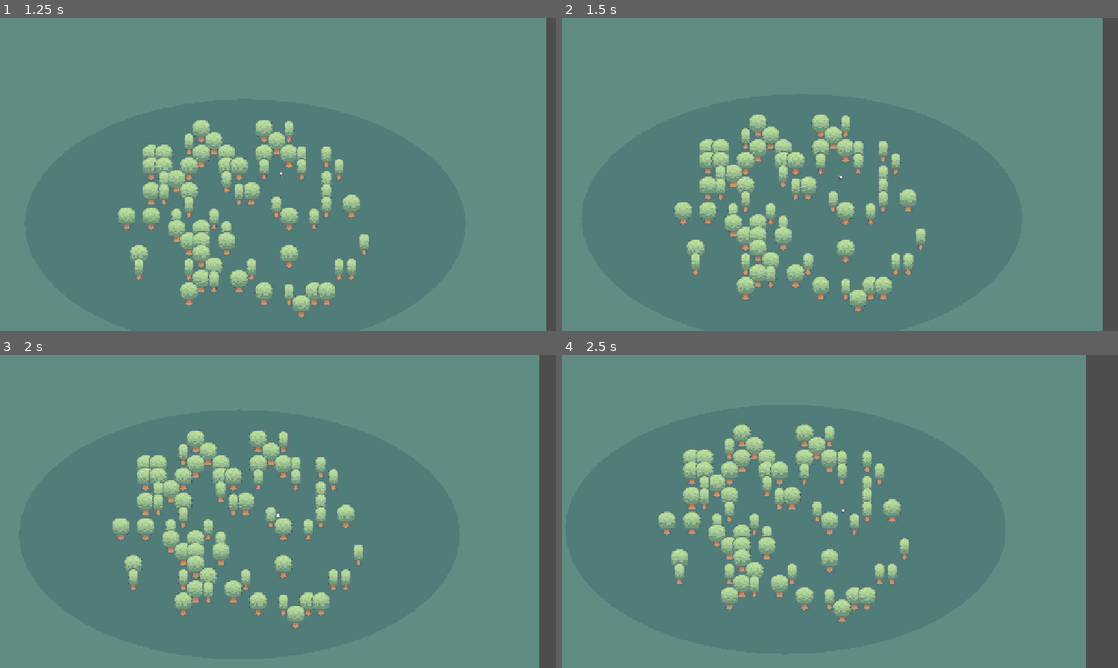
Above: before the commit, frames 1-4 (two rows, left to right).
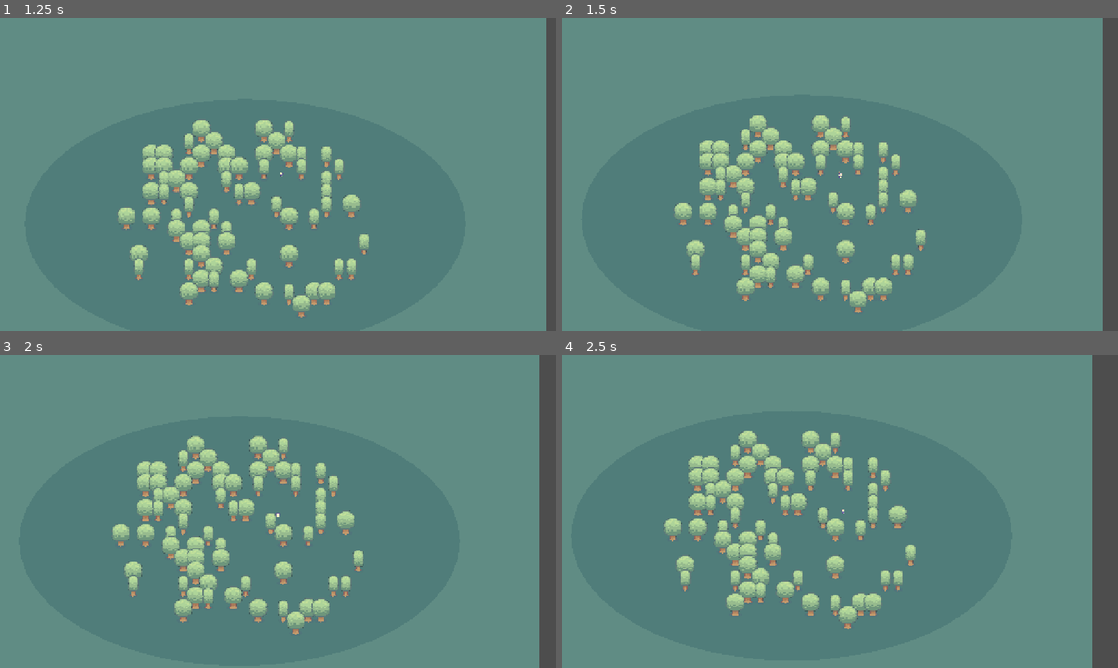
Above: after the commit, the same moments.

Repository: JizhongXia/myfram
Game: Godot game, scene res://scenes/map/MapManager.tscn
Two runs of this game, one before a commit and one after it. Both use one fixed random seed, a clock stepped at 60 frames per second and the inputs below.
Inputs (mouse positions are in pixels of both pictures, inside the frame that each line leads up to):
- Up to frame 1 (1.25 s): move the mouse to (400, 158) at 0.52 s; hold D (move_right) from 0.53 s (still down); hold E (interact) from 0.53 s (still down); click (400, 158) at 0.67 s; tap 1 (equip_hotbar_1, bound only after the commit) at 0.8 s
- Up to frame 2 (1.5 s): move the mouse to (728, 190) at 1.27 s; release D (move_right) at 1.28 s; release E (interact) at 1.28 s; hold S (move_down) from 1.28 s (still down); tap 1 (equip_hotbar_1, bound only after the commit) at 1.35 s; click (728, 190) at 1.42 s
- Up to frame 3 (2 s): keep holding S (move_down); tap 2 (equip_hotbar_2, bound only after the commit) at 1.55 s
- Up to frame 4 (2.5 s): move the mouse to (895, 442) at 2.02 s; release S (move_down) at 2.03 s; hold D (move_right) from 2.03 s (still down); hold 2 (equip_hotbar_2, bound only after the commit) from 2.03 s (still down); click (895, 442) at 2.17 s; tap 3 (equip_hotbar_3, bound only after the commit) at 2.3 s

Frame 1 is identical in both runs. In frame 2, 3.1% of the frame differs, in the area x 20-66%, y 30-95%; in frame 3, 9.5%; in frame 4, 12%, in the area x 17-96%, y 0-100%.

Commit message:
工具：1/2/3 装备锄头水壶斧，空格使用；E 仅播种收获
- InventoryManager：equipped_tool_id、equip_hotbar_*、use_tool、cycle_equip_tool（LB）
- MapManager：use_tool 翻土/浇水/斧占位；E 不再翻土；浇水增加 WATER_BOOST_SEC 生长
- PlayerWalk：加载 down/left/right_* 工具动画，play_tool_swipe 与挥动锁定移动

Co-authored-by: JizhongXia <JizhongXia@users.noreply.github.com>

Diff:
--- a/scenes/map/MapManager.gd
+++ b/scenes/map/MapManager.gd
@@ -25,13 +25,12 @@
 ## 种植规则（与下方 _try_farm_interact / _till_cell / _try_plant / _harvest_cell 一致）
 ##
 ## 1. 田区：必须在岛上、且不在丛林心；矩形格范围（含边界）由 FARM_CELL_* 定义。
-## 2. 交互键：E / 手柄 A（`interact`）；背包打开时不处理。
-## 3. 空地（无作物、无田土格）：第一次交互 → 翻土（消耗无，铺 soil 瓦片）。
-## 4. 已翻土、无作物：有对应种子则播种并消耗 1 粒；无任何种子则提示。
-## 5. 播种优先级：同时有玉米种子与番茄种子时，优先种玉米。
-## 6. 已翻土且已有作物：未成熟（stage < CROP_STAGE_MATURE）→ 仅提示；成熟 → 收获，
-##    清空该格作物与田土，果实入包（数量见 HARVEST_*）。
-## 7. 生长：每格独立计时；每 GROW_SEC_STAGE 秒升一阶，0→1→2→3 可收。
+## 2. 交互：`interact`（E / 手柄 A）= 播种与收获；`use_tool`（空格 / 鼠标左键 / 手柄 X）= 挥动当前装备工具。
+## 3. 装备：键盘 1=锄头 2=水壶 3=斧头 0=空手；手柄 LB 循环。翻土必须装备锄头后再 `use_tool`。
+## 4. 已翻土、无作物：`interact` 有种子则播种；水壶 `use_tool` 对空土无效。
+## 5. 已翻土、有作物未熟：`use_tool`+水壶为该格生长计时 +WATER_BOOST_SEC（可跨阶段）；`interact` 仅提示生长中。
+## 6. 成熟收获、种子优先级、产量：同前。
+## 7. 斧头：当前为占位（挥动动画 + 控制台说明），不砍树。
 ## ---------------------------------------------------------------------------
 const FARM_CELL_MIN := Vector2i(MAP_W / 2 - 7, MAP_H / 2 + 1)
 const FARM_CELL_MAX := Vector2i(MAP_W / 2 + 9, MAP_H / 2 + 13)
@@ -43,6 +42,8 @@
 const HARVEST_CORN_MAX := 2
 const HARVEST_TOMATO_MIN := 1
 const HARVEST_TOMATO_MAX := 2
+## 水壶每次浇灌为当前格增加的生长秒数（可一次推进多阶）
+const WATER_BOOST_SEC := 3.0
 
 ## 岛屿相对海面的垂直起伏（像素）
 const ISLAND_BOB_AMPLITUDE := 5.0
@@ -103,7 +104,7 @@
 	_spawn_player_on_island()
 	_seed_demo_inventory()
 
-	print("Island map + farm plot: E / 手柄 A 翻土·播种·收获（规则见 MapManager.gd 顶部注释）。")
+	print("Island map: 1/2/3=锄头/水壶/斧 0=空手，空格=使用工具；E=播种/收获（规则见 MapManager.gd）。")
 
 
 func _load_crop_frames() -> void:
@@ -309,6 +310,10 @@
 func _unhandled_input(event: InputEvent) -> void:
 	if InventoryManager.player_input_blocked:
 		return
+	if event.is_action_pressed(&"use_tool"):
+		_try_tool_use()
+		get_viewport().set_input_as_handled()
+		return
 	if event.is_action_pressed(&"interact"):
 		_try_farm_interact()
 		get_viewport().set_input_as_handled()
@@ -320,10 +325,56 @@
 	return Vector2i(int(floor(p.x / TILE_SIZE)), int(floor(p.y / TILE_SIZE)))
 
 
+func _try_tool_use() -> void:
+	if InventoryManager.player_input_blocked:
+		return
+	var tid := InventoryManager.equipped_tool_id
+	if tid.is_empty():
+		print("[工具] 先按 1/2/3 装备锄头、水壶或斧头（0 收起）。")
+		return
+	if _player.has_method(&"play_tool_swipe"):
+		_player.play_tool_swipe()
+
+	var cell := _player_cell()
+	match tid:
+		"hoe":
+			if not _is_farm_plot(cell.x, cell.y):
+				print("[农田] 锄头仅能在南侧田区内翻土。")
+				return
+			if _crops.has(cell):
+				print("[农田] 该格已有作物，不能用锄头翻土。")
+				return
+			if _farm_soil.get_cell_source_id(cell) != -1:
+				print("[农田] 此处已是耕地。")
+				return
+			_till_cell(cell)
+		"watering":
+			if not _is_farm_plot(cell.x, cell.y):
+				print("[农田] 水壶仅用于南侧田区。")
+				return
+			if not _crops.has(cell):
+				print("[农田] 该格没有作物，浇水无效。")
+				return
+			var d: Dictionary = _crops[cell]
+			if int(d["stage"]) >= CROP_STAGE_MATURE:
+				print("[农田] 已成熟，请按 E 收获。")
+				return
+			d["grow"] = float(d["grow"]) + WATER_BOOST_SEC
+			while float(d["grow"]) >= GROW_SEC_STAGE and int(d["stage"]) < CROP_STAGE_MATURE:
+				d["grow"] = float(d["grow"]) - GROW_SEC_STAGE
+				d["stage"] = int(d["stage"]) + 1
+				_refresh_crop_visual(cell)
+			print("[农田] 已浇水（+%.1f 秒生长）。" % WATER_BOOST_SEC)
+		"axe":
+			print("[工具] 斧头：演示占位（尚未实现砍树）。")
+		_:
+			pass
+
+
 func _try_farm_interact() -> void:
 	var cell := _player_cell()
 	if not _is_farm_plot(cell.x, cell.y):
-		print("[农田] 仅岛南侧矩形田区可耕种（格范围 x=%d..%d, y=%d..%d，且非丛林）。" % [
+		print("[农田] 仅岛南侧矩形田区可耕种（格范围 x=%d..%d, y=%d..%d，且非丛林）。翻土请装备锄头后按空格。" % [
 			FARM_CELL_MIN.x, FARM_CELL_MAX.x, FARM_CELL_MIN.y, FARM_CELL_MAX.y,
 		])
 		return
@@ -334,7 +385,7 @@
 		if st >= CROP_STAGE_MATURE:
 			_harvest_cell(cell, str(d["id"]))
 		else:
-			print("[农田] 作物生长中（阶段 %d/%d，每阶段约 %.0f 秒）。" % [
+			print("[农田] 作物生长中（阶段 %d/%d，每阶段约 %.0f 秒；可装备水壶按空格浇水加速）。" % [
 				st, CROP_STAGE_MATURE, GROW_SEC_STAGE,
 			])
 		return
@@ -343,15 +394,18 @@
 		_try_plant(cell)
 		return
 
-	_till_cell(cell)
+	print("[农田] 请装备锄头（按 1）后按 空格 / 鼠标左键 / 手柄 X 翻土。")
 
 
 func _till_cell(cell: Vector2i) -> void:
+	if InventoryManager.equipped_tool_id != "hoe":
+		print("[农田] 翻土需要装备锄头（按 1）。")
+		return
 	if _farm_soil.get_cell_source_id(cell) != -1:
 		print("[农田] 此处已是耕地，无需再翻土。")
 		return
 	_farm_soil.set_cell(cell, SRC_SOIL, SOIL_ATLAS)
-	print("[农田] 已翻土 (%d,%d)。下一步：在背包中备种子后按 E 播种。" % [cell.x, cell.y])
+	print("[农田] 已翻土 (%d,%d)。按 E 播种。" % [cell.x, cell.y])
 
 
 func _try_plant(cell: Vector2i) -> void:
--- a/scenes/map/player/PlayerWalk.gd
+++ b/scenes/map/player/PlayerWalk.gd
@@ -1,20 +1,47 @@
 extends CharacterBody2D
-## 仅行走：四向 Sprout Lands 角色帧（无工具动画）
-## 输入：键盘 WASD / 方向键；手柄左摇杆 + 十字键（已连接的手柄）
+## 行走：四向 Sprout Lands 角色帧；装备工具时可播 *_hoe / *_water / *_axe 挥动（无循环）
 
 const SPEED := 220.0
 const WALK_FPS := 9.0
+const TOOL_SWIPE_FPS := 14.0
 const STICK_DEADZONE := 0.25
 
 @onready var _sprite: AnimatedSprite2D = $AnimatedSprite2D
+
+var _facing_base: StringName = &"down"
+var _tool_swipe_active: bool = false
 
 
 func _ready() -> void:
 	_ensure_move_actions()
 	_build_sprite_frames()
+	if not _sprite.animation_finished.is_connected(_on_animation_finished):
+		_sprite.animation_finished.connect(_on_animation_finished)
 	_sprite.play(&"down")
 	_sprite.stop()
 	y_sort_enabled = true
+
+
+func play_tool_swipe() -> void:
+	var suf := InventoryManager.tool_animation_suffix()
+	if suf.is_empty():
+		return
+	var anim_name := _tool_anim_name(_facing_base, suf)
+	if not _sprite.sprite_frames.has_animation(anim_name):
+		return
+	_tool_swipe_active = true
+	velocity = Vector2.ZERO
+	_sprite.play(anim_name)
+	_sprite.frame = 0
+
+
+func _on_animation_finished() -> void:
+	if not _tool_swipe_active:
+		return
+	_tool_swipe_active = false
+	_sprite.animation = _facing_base
+	_sprite.stop()
+	_sprite.frame = 0
 
 
 func _ensure_move_actions() -> void:
@@ -77,6 +104,13 @@
 		InputMap.action_add_event(&"move_down", ay_pos)
 
 
+func _tool_anim_name(base: StringName, suffix: String) -> StringName:
+	# 素材无 up_hoe 等，朝上时用 down_* 代替
+	if base == &"up":
+		return ("%s_%s" % ["down", suffix]) as StringName
+	return ("%s_%s" % [str(base), suffix]) as StringName
+
+
 func _build_sprite_frames() -> void:
 	var fr := SpriteFrames.new()
 	var dirs := { "down": 4, "left": 4, "right": 4, "up": 2 }
@@ -93,6 +127,21 @@
 				continue
 			var tex := ImageTexture.create_from_image(img)
 			fr.add_frame(anim, tex)
+
+	for dir_tool: String in ["down", "left", "right"]:
+		for sfx: String in ["hoe", "water", "axe"]:
+			var anim_key := dir_tool + "_" + sfx
+			fr.add_animation(anim_key)
+			fr.set_animation_speed(anim_key, TOOL_SWIPE_FPS)
+			fr.set_animation_loop(anim_key, false)
+			for i in 2:
+				var p2 := "res://assets/sprout-lands/graphics/character/%s_%s/%d.png" % [dir_tool, sfx, i]
+				var img2 := Image.new()
+				if img2.load(p2) != OK:
+					push_error("PlayerWalk: missing %s" % p2)
+					continue
+				fr.add_frame(anim_key, ImageTexture.create_from_image(img2))
+
 	_sprite.sprite_frames = fr
 	_sprite.animation = &"down"
 
@@ -109,12 +158,21 @@
 func _physics_process(_delta: float) -> void:
 	if InventoryManager.player_input_blocked:
 		velocity = Vector2.ZERO
-		_sprite.stop()
-		_sprite.frame = 0
+		if not _tool_swipe_active:
+			_sprite.stop()
+			_sprite.frame = 0
 		move_and_slide()
 		var map_root := _find_map_manager()
 		if map_root:
 			global_position = map_root.clamp_player_world_position(global_position)
+		return
+
+	if _tool_swipe_active:
+		velocity = Vector2.ZERO
+		move_and_slide()
+		var map_root2 := _find_map_manager()
+		if map_root2:
+			global_position = map_root2.clamp_player_world_position(global_position)
 		return
 
 	var dir := _read_move_vector()
@@ -185,6 +243,7 @@
 		_sprite.flip_h = false
 	else:
 		anim = &"down" if dir.y > 0 else &"up"
+	_facing_base = anim
 	if _sprite.animation != anim:
 		_sprite.animation = anim
 		_sprite.frame = 0
--- a/scripts/inventory/inventory_manager.gd
+++ b/scripts/inventory/inventory_manager.gd
@@ -1,7 +1,9 @@
 extends Node
 ## 全局背包：固定槽位数，同 id 自动堆叠；供 UI 与游戏逻辑读写。
+## 装备工具：`equipped_tool_id` 为 "" | "hoe" | "watering" | "axe"；快捷键 1/2/3 清空 0，手柄 LB 循环。
 
 signal inventory_changed
+signal equipped_tool_changed(tool_id: String)
 
 const SLOT_COUNT := 24
 const MAX_STACK := 99
@@ -11,6 +13,12 @@
 
 ## 打开背包时由 UI 设置，供 PlayerWalk 等暂停移动输入
 var player_input_blocked: bool = false
+
+## 当前手持工具（与素材目录后缀一致：*_hoe / *_water / *_axe）
+var equipped_tool_id: String = ""
+
+var _equip_cycle_order: PackedStringArray = PackedStringArray(["hoe", "watering", "axe", ""])
+var _equip_cycle_index: int = 0
 
 
 func _ready() -> void:
@@ -19,6 +27,28 @@
 		_slots[i] = null
 	_register_toggle_inventory_action()
 	register_interact_action()
+	_register_equip_and_use_tool_actions()
+
+
+func _unhandled_input(event: InputEvent) -> void:
+	if player_input_blocked:
+		return
+	if event.is_action_pressed(&"equip_hotbar_1"):
+		set_equipped_tool("hoe")
+		get_viewport().set_input_as_handled()
+	elif event.is_action_pressed(&"equip_hotbar_2"):
+		set_equipped_tool("watering")
+		get_viewport().set_input_as_handled()
+	elif event.is_action_pressed(&"equip_hotbar_3"):
+		set_equipped_tool("axe")
+		get_viewport().set_input_as_handled()
+	elif event.is_action_pressed(&"equip_hotbar_clear"):
+		set_equipped_tool("")
+		get_viewport().set_input_as_handled()
+	elif event.is_action_pressed(&"cycle_equip_tool"):
+		_equip_cycle_index = (_equip_cycle_index + 1) % _equip_cycle_order.size()
+		set_equipped_tool(str(_equip_cycle_order[_equip_cycle_index]))
+		get_viewport().set_input_as_handled()
 
 
 func _register_toggle_inventory_action() -> void:
@@ -119,6 +149,36 @@
 	player_input_blocked = open
 
 
+func set_equipped_tool(tool_id: String) -> void:
+	var t := tool_id
+	if t != "hoe" and t != "watering" and t != "axe" and t != "":
+		t = ""
+	if t == equipped_tool_id:
+		return
+	equipped_tool_id = t
+	for i in _equip_cycle_order.size():
+		if str(_equip_cycle_order[i]) == equipped_tool_id:
+			_equip_cycle_index = i
+			break
+	equipped_tool_changed.emit(equipped_tool_id)
+	if t == "":
+		print("[工具] 已收起。")
+	else:
+		print("[工具] 装备：%s（左键/空格/手柄 X 使用；E 播种与收获）" % t)
+
+
+func tool_animation_suffix() -> String:
+	match equipped_tool_id:
+		"hoe":
+			return "hoe"
+		"watering":
+			return "water"
+		"axe":
+			return "axe"
+		_:
+			return ""
+
+
 func register_interact_action() -> void:
 	if InputMap.has_action(&"interact"):
 		return
@@ -133,6 +193,51 @@
 		InputMap.action_add_event(&"interact", b)
 
 
+func _register_equip_and_use_tool_actions() -> void:
+	if not InputMap.has_action(&"use_tool"):
+		InputMap.add_action(&"use_tool", 0.2)
+		var sp := InputEventKey.new()
+		sp.physical_keycode = KEY_SPACE
+		InputMap.action_add_event(&"use_tool", sp)
+		var mb := InputEventMouseButton.new()
+		mb.button_index = MOUSE_BUTTON_LEFT
+		InputMap.action_add_event(&"use_tool", mb)
+		for joy in range(8):
+			var xb := InputEventJoypadButton.new()
+			xb.device = joy
+			xb.button_index = JOY_BUTTON_X
+			InputMap.action_add_event(&"use_tool", xb)
+
+	if not InputMap.has_action(&"equip_hotbar_1"):
+		InputMap.add_action(&"equip_hotbar_1", 0.2)
+		var k1 := InputEventKey.new()
+		k1.physical_keycode = KEY_1
+		InputMap.action_add_event(&"equip_hotbar_1", k1)
+	if not InputMap.has_action(&"equip_hotbar_2"):
+		InputMap.add_action(&"equip_hotbar_2", 0.2)
+		var k2 := InputEventKey.new()
+		k2.physical_keycode = KEY_2
+		InputMap.action_add_event(&"equip_hotbar_2", k2)
+	if not InputMap.has_action(&"equip_hotbar_3"):
+		InputMap.add_action(&"equip_hotbar_3", 0.2)
+		var k3 := InputEventKey.new()
+		k3.physical_keycode = KEY_3
+		InputMap.action_add_event(&"equip_hotbar_3", k3)
+	if not InputMap.has_action(&"equip_hotbar_clear"):
+		InputMap.add_action(&"equip_hotbar_clear", 0.2)
+		var k0 := InputEventKey.new()
+		k0.physical_keycode = KEY_0
+		InputMap.action_add_event(&"equip_hotbar_clear", k0)
+
+	if not InputMap.has_action(&"cycle_equip_tool"):
+		InputMap.add_action(&"cycle_equip_tool", 0.2)
+		for joy in range(8):
+			var lb := InputEventJoypadButton.new()
+			lb.device = joy
+			lb.button_index = JOY_BUTTON_LEFT_SHOULDER
+			InputMap.action_add_event(&"cycle_equip_tool", lb)
+
+
 func count_item(item_id: String) -> int:
 	var n := 0
 	for i in SLOT_COUNT:
